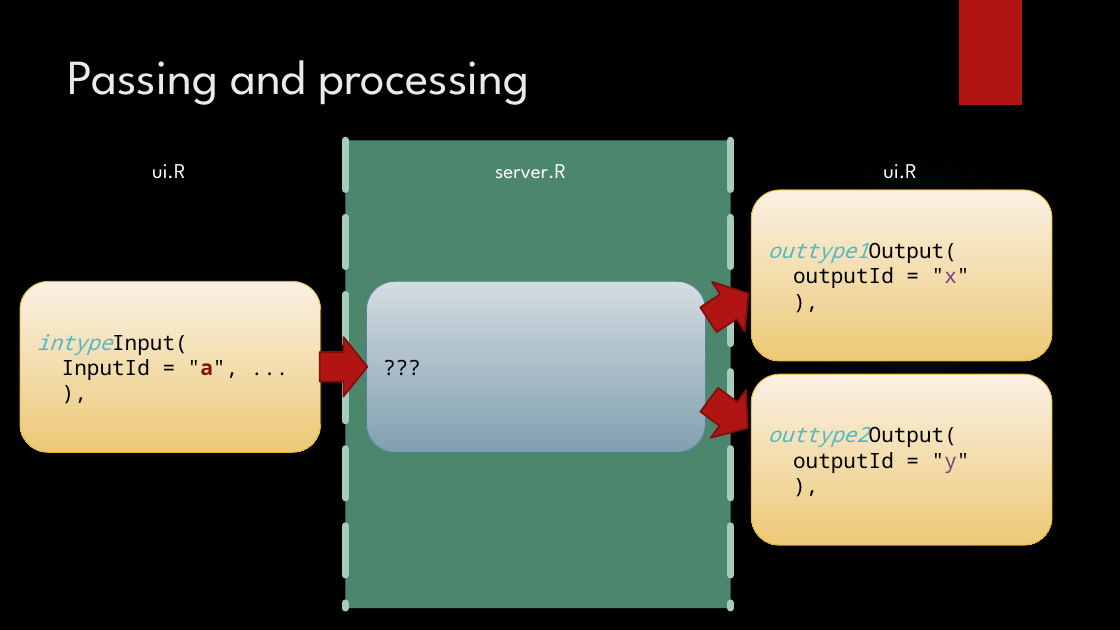
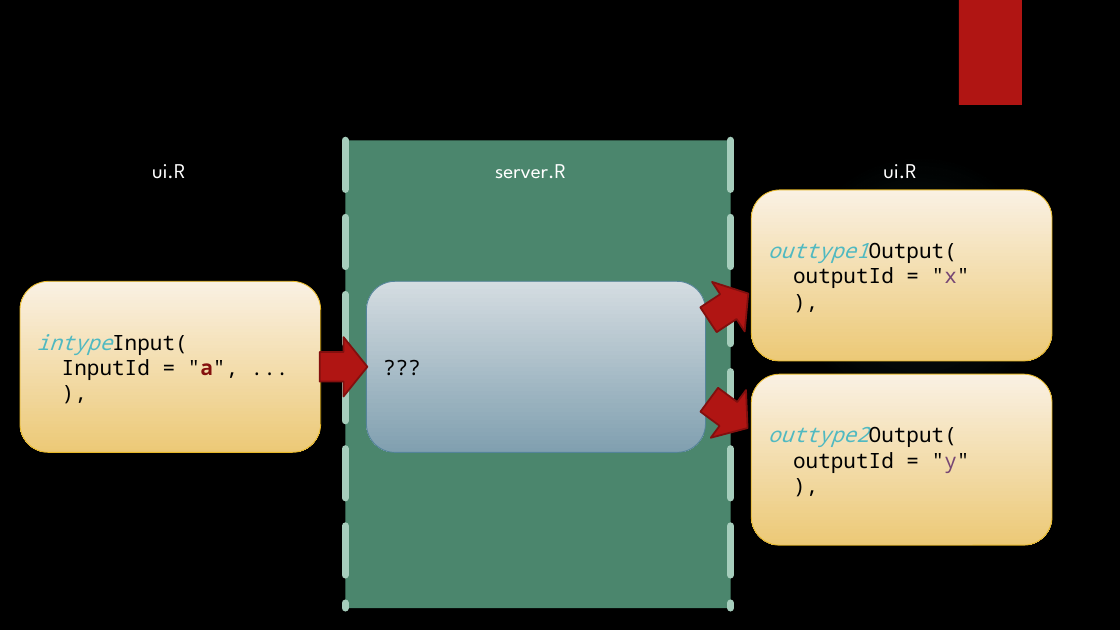
Before and after one commit to Public-Health-Scotland/r-pubhealth-workshop, a slide deck: slide 12 of Using a Shiny App in Public Health research.pptx. Drawn at 1120x630 pixels with LibreOffice and Linux fonts; fonts in the diff are those of the drawing; background and template pictures are left out. Boxes give left, top, right and bottom in pixels: in the first picture for what was removed or moved away, otherwise in the second. Text is boxed around its words. In the diff, an @@ line names an element or a change of style, - is before the commit and + after.

```diff
--- a/Using a Shiny App in Public Health research.pptx
+++ b/Using a Shiny App in Public Health research.pptx
@@ title removed at box(68, 60, 529, 105) @@
-Passing and processing
```
Also in this commit, not shown: 3 other slides changed, 1 slide removed, 2 other files.
